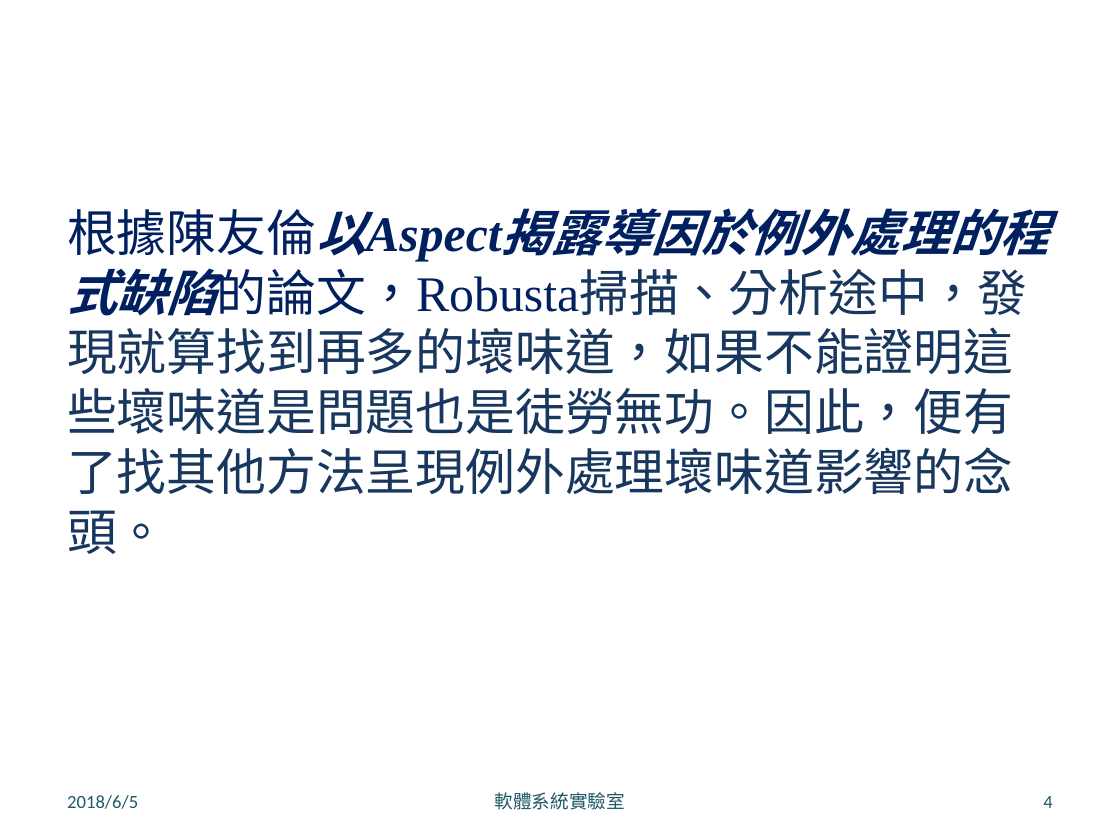
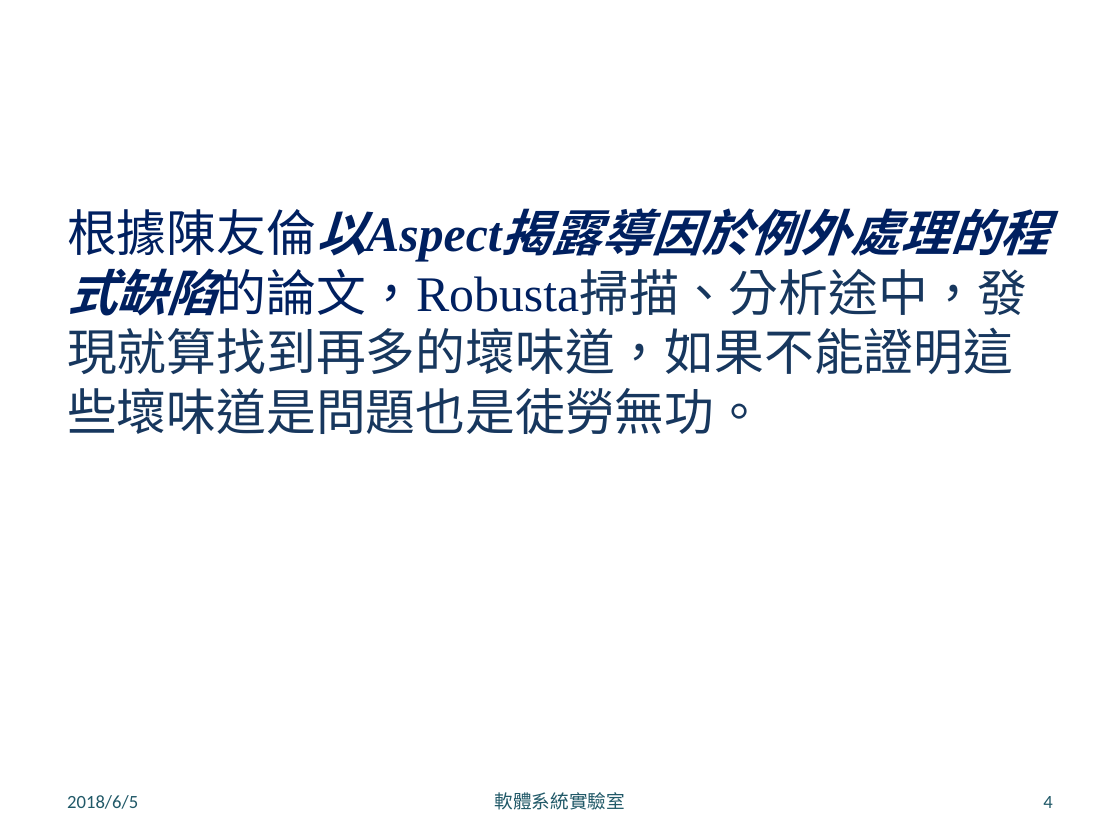
Before and after one commit to LeoLiu1209/Robusta-Thesis, a slide deck: slide 4 of 口試簡報 .pptx. Drawn at 1120x840 pixels with LibreOffice and Linux fonts; fonts in the diff are those of the drawing; background and template pictures are left out. Boxes give left, top, right and bottom in pixels: in the first picture for what was removed or moved away, otherwise in the second. Text is boxed around its words. In the diff, an @@ line names an element or a change of style, - is before the commit and + after.

```diff
--- a/口試簡報 .pptx
+++ b/口試簡報 .pptx
@@ text at (67, 209, 1028, 434): text changed @@
-根據陳友倫以Aspect揭露導因於例外處理的程式缺陷的論文，Robusta掃描、分析途中，發現就算找到再多的壞味道，如果不能證明這些壞味道是問題也是徒勞無功。因此，便有了找其他方法呈現例外處理壞味道影響的念頭。
+根據陳友倫以Aspect揭露導因於例外處理的程式缺陷的論文，Robusta掃描、分析途中，發現就算找到再多的壞味道，如果不能證明這些壞味道是問題也是徒勞無功。
```
Also in this commit, not shown: 18 other slides changed, 5 slides added, 9 other files.
